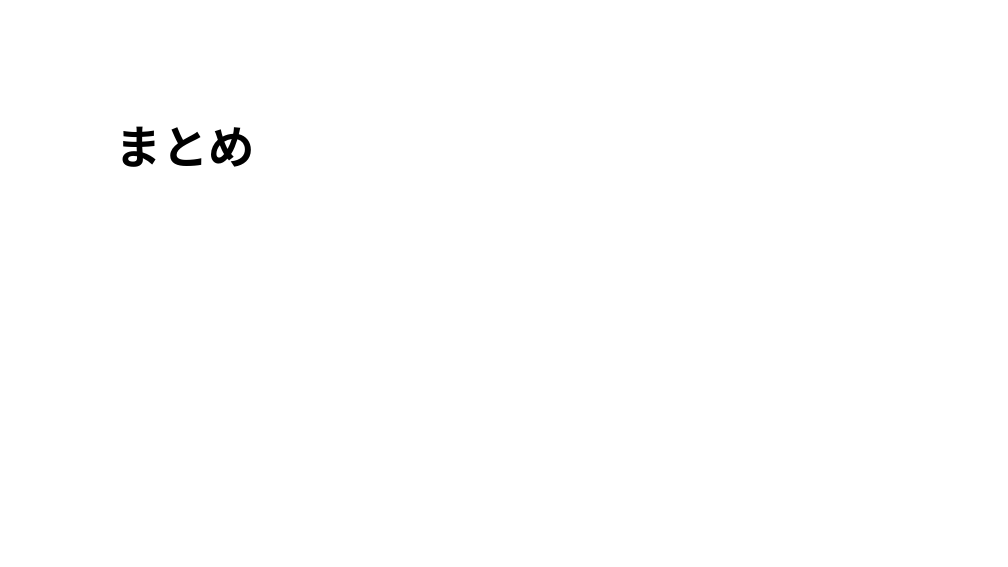
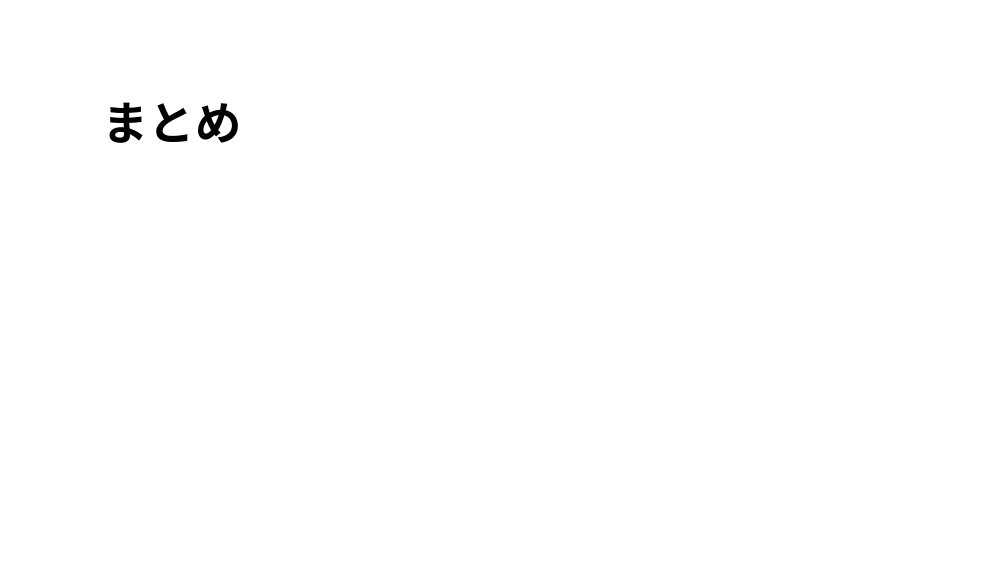
Before and after one commit to alto1412/Yokoari1207, a slide deck: slide 8 of よこありくんのプレゼンa.pptx. Drawn at 1008x567 pixels with LibreOffice and Linux fonts; fonts in the diff are those of the drawing; background and template pictures are left out. Boxes give left, top, right and bottom in pixels: in the first picture for what was removed or moved away, otherwise in the second. Text is boxed around its words. In the diff, an @@ line names an element or a change of style, - is before the commit and + after.

```diff
--- a/よこありくんのプレゼンa.pptx
+++ b/よこありくんのプレゼンa.pptx
@@ title "まとめ": place and size @@
-title "まとめ" at [116,126,255,167]
+title "まとめ" at [103,102,242,143]
```
